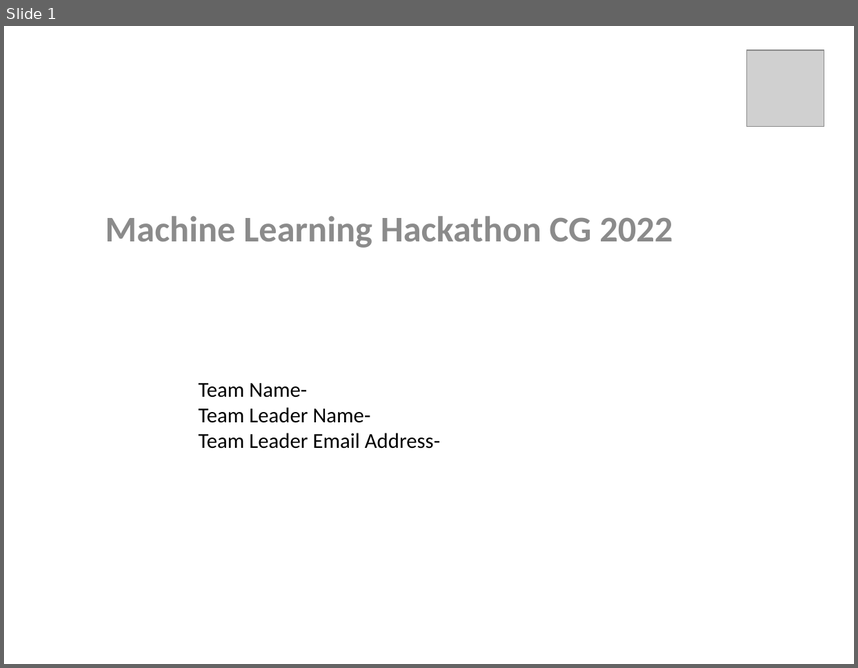
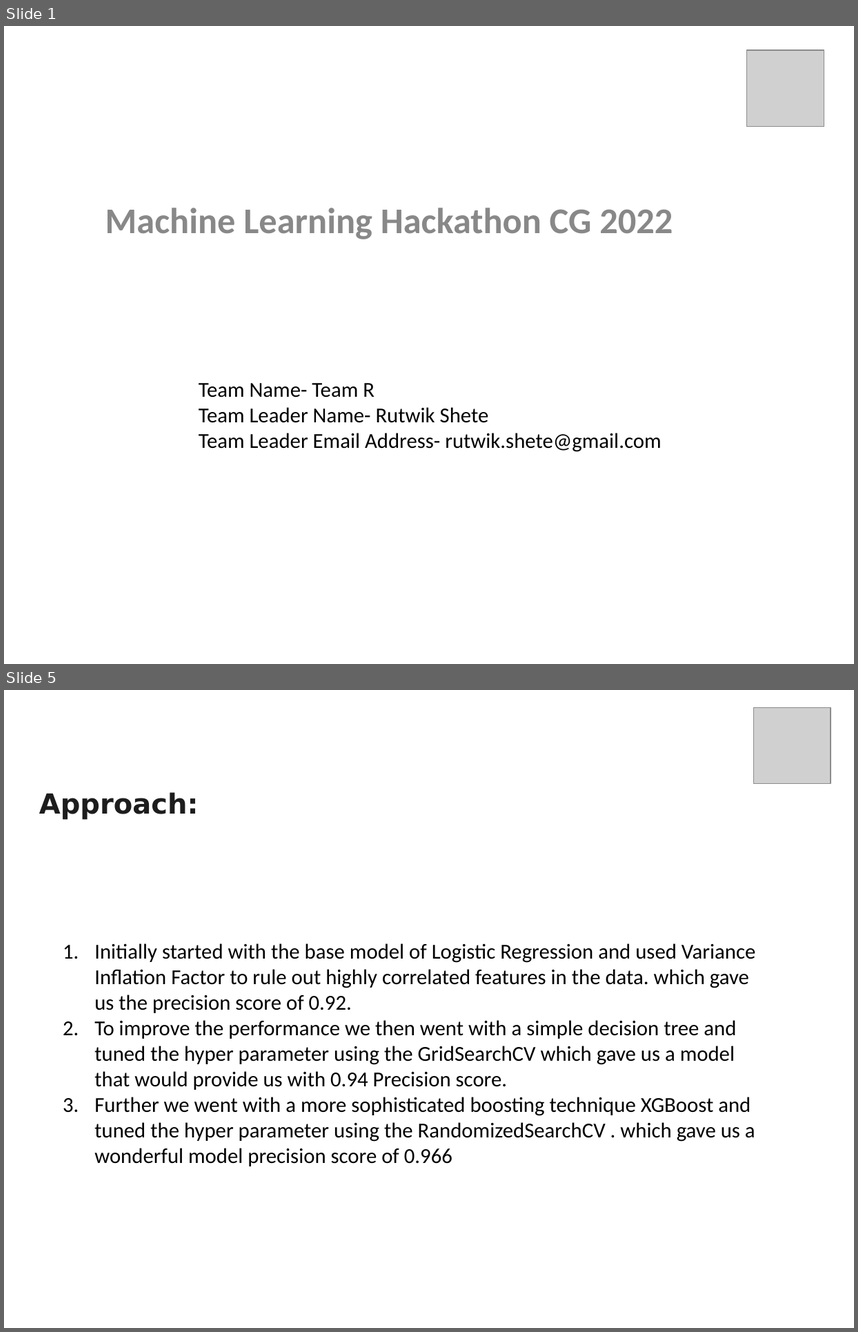
Before and after one commit to rutwik-shete/PhishingDetectionMachineLearning, a slide deck: HPE_Machine_Learning_Hackathon_CG_2022.pptx. Shown one above the other, each under a label of ours: slide 1 before the commit, slides 1 and 5 after it; the slides between them are not shown. The pictures are 858x668 and 858x1332 pixels, drawn with LibreOffice and Linux fonts; fonts in the diff are those of the drawing; grey boxes stand for pictures. Boxes give left, top, right and bottom in pixels: in the first picture for what was removed or moved away, otherwise in the second. Text is boxed around its words. In the diff, an @@ line names an element or a change of style, - is before the commit and + after.

```diff
--- a/HPE_Machine_Learning_Hackathon_CG_2022.pptx
+++ b/HPE_Machine_Learning_Hackathon_CG_2022.pptx
@@ slide 5 added at (4, 690, 854, 1328), background #FFFFFF @@
@@ picture added at (754, 708, 831, 785) @@
@@ text added at (39, 792, 199, 820), 23.4 pt, text #1D1D1D, bold @@
+Approach:
@@ text added at (94, 943, 756, 1166), 18 pt, text #000000 @@
+1. Initially started with the base model of Logistic Regression and used Variance Inflation Factor to rule out highly correlated features in the data. which gave us the precision score of 0.92.
+2. To improve the performance we then went with a simple decision tree and tuned the hyper parameter using the GridSearchCV which gave us a model that would provide us with 0.94 Precision score.
+3. Further we went with a more sophisticated boosting technique XGBoost and tuned the hyper parameter using the RandomizedSearchCV . which gave us a wonderful model precision score of 0.966
@@ slide 1 changed as well @@
@@ subtitle "Machine Learning Hackathon CG 2022" at (105, 207, 673, 239): text colour #8C8C8C to #888888; line spacing 1 to 0.8 @@
@@ text at (199, 383, 661, 452): text changed @@
-Team Name-
-Team Leader Name-
-Team Leader Email Address-
+Team Name- Team R
+Team Leader Name- Rutwik Shete
+Team Leader Email Address- rutwik.shete@gmail.com
```
Also in this commit, not shown: 5 other slides changed, 4 slides removed, 3 other files.
